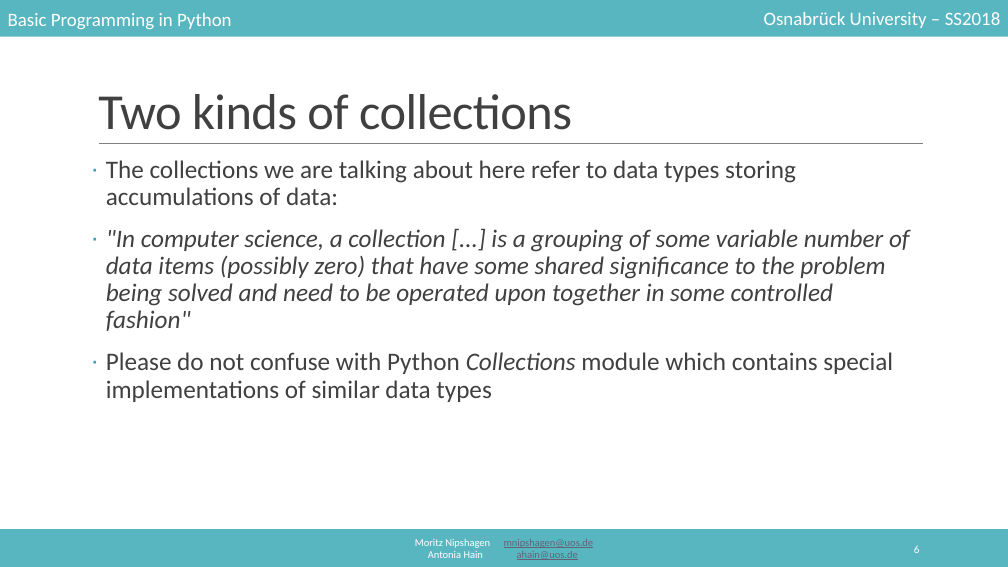
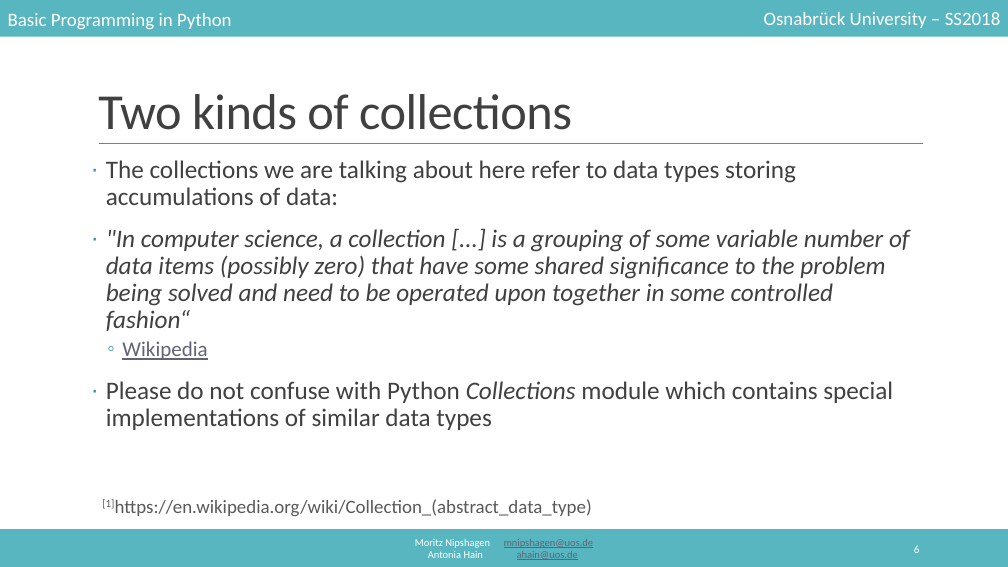
Before and after one commit to mnipshagen/monty, a slide deck: slide 6 of 2018/04/04_Lists_and_Collections.pptx. Drawn at 1008x567 pixels with LibreOffice and Linux fonts; fonts in the diff are those of the drawing. Boxes give left, top, right and bottom in pixels: in the first picture for what was removed or moved away, otherwise in the second. Text is boxed around its words. In the diff, an @@ line names an element or a change of style, - is before the commit and + after.

```diff
--- a/2018/04/04_Lists_and_Collections.pptx
+++ b/2018/04/04_Lists_and_Collections.pptx
@@ text at (106, 229, 910, 360): text changed @@
-· "In computer science, a collection [...] is a grouping of some variable number of data items (possibly zero) that have some shared significance to the problem being solved and need to be operated upon together in some controlled fashion"
+· "In computer science, a collection [...] is a grouping of some variable number of data items (possibly zero) that have some shared significance to the problem being solved and need to be operated upon together in some controlled fashion“
+  ◦ Wikipedia
@@ text added at (102, 499, 592, 516), 18 pt, text #595959 @@
+[1]https://en.wikipedia.org/wiki/Collection_(abstract_data_type)
```
Also in this commit, not shown: 53 other slides changed, 3 slides added, 1 other file.
